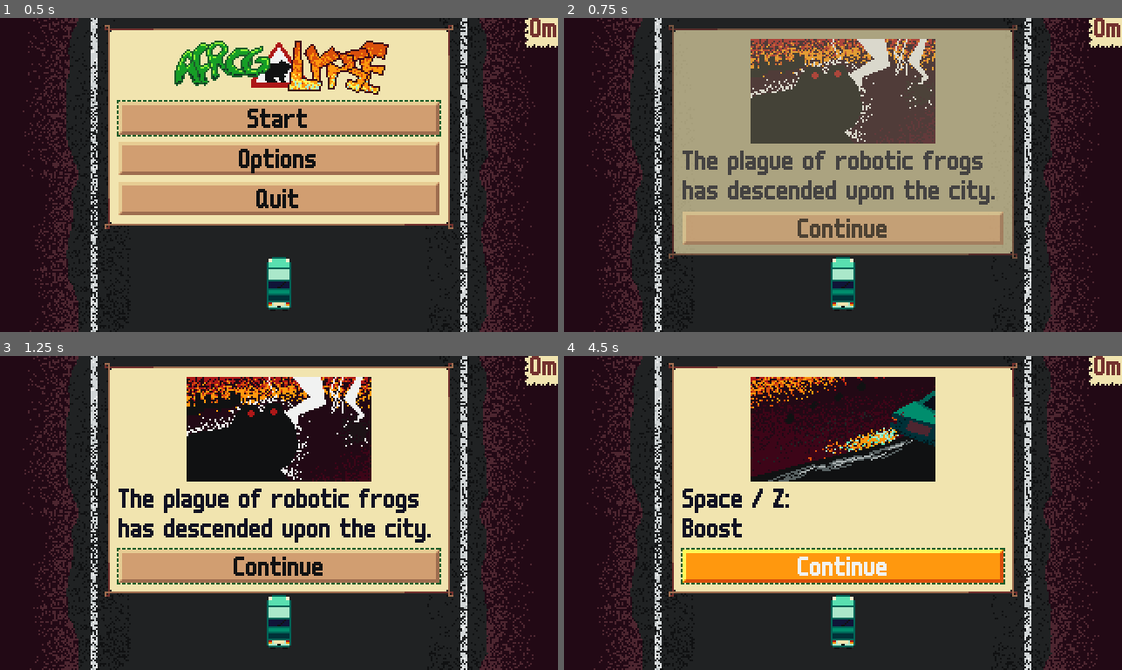
Above: before the commit, frames 1-4 (two rows, left to right).
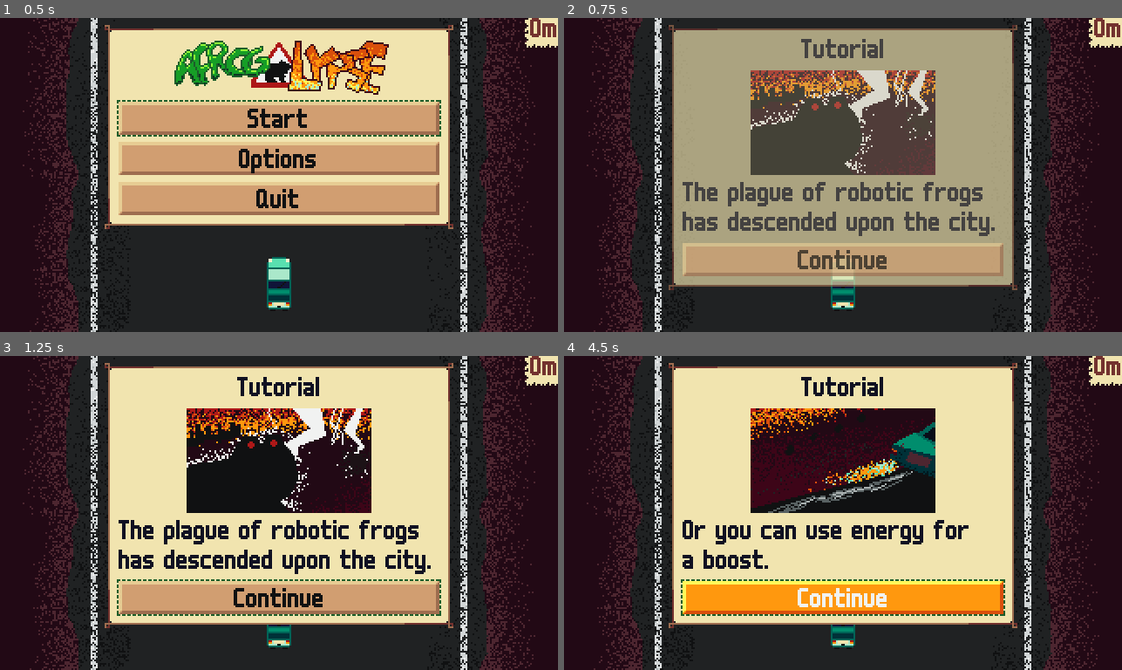
Above: after the commit, the same moments.

Repository: krobbi/afrogalypse
Game: Godot game, scene res://scenes/main/main.tscn
Two runs of this game, one before a commit and one after it. Both use one fixed random seed, a clock stepped at 60 frames per second and the inputs below.
Inputs:
- Up to frame 1 (0.5 s): no input
- Up to frame 2 (0.75 s): click "Start" at 0.5 s
- Up to frame 3 (1.25 s): no input
- Up to frame 4 (4.5 s): click "Continue" at 1.25 s; click "Continue" at 2 s; tap Enter at 2.75, 4.25 s; hold D (steer_right) 2.78-3.53 s; tap Space (boost) at 2.85, 3.5, 3.6, 4.35 s; hold Shift (brake) 3.53-4.28 s; hold D (steer_right) from 4.28 s (still down)

Frame 1 is identical in both runs. In frame 2, 24% of the frame differs, in the area x 18-82%, y 6-87%; in frame 3, 25%; in frame 4, 28%.

Commit message:
Refactor and translate tutorial

Diff:
--- a/gui/cards/main_gui_card.gd
+++ b/gui/cards/main_gui_card.gd
@@ -1,15 +1,21 @@
+## A [GUICard] containing the main menu.
+class_name MainGUICard
 extends GUICard
 
+## Run when the main gui card is ready. Notify the game that the main menu is
+## active.
 func _ready() -> void:
 	Global.is_main_card = true
 
 
+## Run when the start button is pressed. Start a new game or display a tutorial
+## if there is no high score.
 func _on_start_button_pressed() -> void:
 	if Global.high_score > 0:
 		Global.new_game()
 		close_card()
 	else:
-		change_card("story")
+		change_card("tutorial")
 
 
 ## Run when the quit button is pressed. Quit the game.
--- a/gui/cards/options_gui_card.tscn
+++ b/gui/cards/options_gui_card.tscn
@@ -43,9 +43,9 @@
 layout_mode = 2
 text = "Credits"
 
-[node name="Story" type="Button" parent="VBoxContainer" index="4"]
+[node name="TutorialButton" type="Button" parent="VBoxContainer" index="4"]
 layout_mode = 2
-text = "Tutorial"
+text = "button.tutorial"
 
 [node name="BackButton" type="Button" parent="VBoxContainer" index="5"]
 layout_mode = 2
@@ -57,5 +57,5 @@
 
 [connection signal="pressed" from="VBoxContainer/ControlsButton" to="." method="change_card" binds= ["controls"]]
 [connection signal="pressed" from="VBoxContainer/CreditsButton" to="." method="change_card" binds= ["credits"]]
-[connection signal="pressed" from="VBoxContainer/Story" to="." method="change_card" binds= ["story"]]
+[connection signal="pressed" from="VBoxContainer/TutorialButton" to="." method="change_card" binds= ["tutorial"]]
 [connection signal="pressed" from="VBoxContainer/BackButton" to="." method="change_card" binds= ["main"]]
--- a/gui/cards/story_gui_card.gd
+++ /dev/null
@@ -1,54 +0,0 @@
-extends GUICard
-
-const STORY: Array[String] = [
-	"The plague of robotic frogs\nhas descended upon the city.",
-	"Maybe you can escape if\nyou take to the road.",
-	"Beware of crossing frogs.\nThey will damage your car.",
-	"WASD / Arrow Keys:\nSteer",
-	"Shift / X:\nBrake",
-	"!sign",
-	"As you pass signs you will\ngain energy.",
-	"This will protect your\ncar from an additional hit.",
-	"!boost",
-	"Or you can use it for\na boost.",
-	"Space / Z:\nBoost",
-	"Good luck.",
-]
-
-var story_line: int = 0
-
-@onready var label: Label = $VBoxContainer/Label
-@onready var next_player: AudioStreamPlayer = $NextPlayer
-@onready var done_player: AudioStreamPlayer = $DonePlayer
-@onready var story_image: TextureRect = $VBoxContainer/TextureRect
-
-func _ready() -> void:
-	display_story()
-
-
-func display_story() -> void:
-	if STORY[story_line].begins_with("!"):
-		story_image.texture = load(
-				"res://resources/textures/gui/story/%s.png" % STORY[story_line].substr(1))
-		story_line += 1
-
-	label.text = STORY[story_line]
-
-
-func _on_continue_button_pressed() -> void:
-	story_line += 1
-
-	if story_line >= len(STORY):
-		if not done_player.playing:
-			done_player.play()
-
-		await done_player.finished
-
-		if Global.is_main_card:
-			Global.new_game()
-			close_card()
-		else:
-			change_card("options")
-	else:
-		next_player.play()
-		display_story()
--- a/gui/cards/story_gui_card.tscn
+++ /dev/null
@@ -1,32 +0,0 @@
-[gd_scene load_steps=6 format=3 uid="uid://b2vb3ehdi8x42"]
-
-[ext_resource type="PackedScene" uid="uid://deche81a76i5" path="res://gui/gui_card.tscn" id="1_nf20q"]
-[ext_resource type="Script" path="res://gui/cards/story_gui_card.gd" id="2_pqs5w"]
-[ext_resource type="Texture2D" uid="uid://bo4ol0wni6mb6" path="res://resources/textures/gui/story.png" id="2_qdgoc"]
-[ext_resource type="AudioStream" uid="uid://d2ssnljcftjpl" path="res://resources/audio/story_next.ogg" id="4_gofkt"]
-[ext_resource type="AudioStream" uid="uid://by75rlp8d41ao" path="res://resources/audio/story_done.ogg" id="5_fh1hq"]
-
-[node name="StoryGUICard" instance=ExtResource("1_nf20q")]
-script = ExtResource("2_pqs5w")
-
-[node name="TextureRect" type="TextureRect" parent="VBoxContainer" index="0"]
-layout_mode = 2
-texture = ExtResource("2_qdgoc")
-stretch_mode = 3
-
-[node name="Label" type="Label" parent="VBoxContainer" index="1"]
-layout_mode = 2
-
-[node name="ContinueButton" type="Button" parent="VBoxContainer" index="2" groups=["focus"]]
-layout_mode = 2
-text = "Continue"
-
-[node name="NextPlayer" type="AudioStreamPlayer" parent="." index="1"]
-stream = ExtResource("4_gofkt")
-bus = &"Sound"
-
-[node name="DonePlayer" type="AudioStreamPlayer" parent="." index="2"]
-stream = ExtResource("5_fh1hq")
-bus = &"Sound"
-
-[connection signal="pressed" from="VBoxContainer/ContinueButton" to="." method="_on_continue_button_pressed"]
--- /dev/null
+++ b/gui/cards/tutorial_gui_card.gd
@@ -0,0 +1,73 @@
+## A [GUICard] that displays a tutorial before exiting to the options menu or
+## starting a new game.
+class_name TutorialGUICard
+extends GUICard
+
+## The images and text to display for the tutorial.
+const TUTORIAL: Array[String] = [
+	"!story",
+	"tutorial.story.premise",
+	"tutorial.story.goal",
+	"tutorial.dodging.avoid_frogs",
+	"tutorial.dodging.control.steer",
+	"tutorial.dodging.control.brake",
+	"tutorial.dodging.drift",
+	"!signs",
+	"tutorial.signs.gain_energy",
+	"tutorial.signs.protect_car",
+	"!boosting",
+	"tutorial.boosting.use_energy",
+	"tutorial.boosting.control",
+	"tutorial.end",
+]
+
+## The current line in the tutorial.
+var _tutorial_line: int = 0
+
+## The [TextureRect] to display tutorial images on.
+@onready var _tutorial_texture: TextureRect = $VBoxContainer/TutorialTexture
+
+## The [Label] to display tutorial text on.
+@onready var _tutorial_label: Label = $VBoxContainer/TutorialLabel
+
+## The [AudioStreamPlayer] that is played when the tutorial is continued.
+@onready var _continue_player: AudioStreamPlayer = $ContinuePlayer
+
+## The [AudioStreamPlayer] that is played when the tutorial is finished.
+@onready var _finished_player: AudioStreamPlayer = $FinishedPlayer
+
+## Run when the tutorial GUI card is ready. Display the current line of the
+## tutorial.
+func _ready() -> void:
+	_display_tutorial()
+
+
+## Display the current line of the tutorial.
+func _display_tutorial() -> void:
+	if TUTORIAL[_tutorial_line].begins_with("!"):
+		_tutorial_texture.texture = load(
+				"res://resources/textures/tutorial/%s.png" % TUTORIAL[_tutorial_line].substr(1))
+		_tutorial_line += 1
+
+	_tutorial_label.text = TUTORIAL[_tutorial_line]
+
+
+## Run when the continue button is pressed. Continue to the next line of the
+## tutorial or close the tutorial if it is finished.
+func _on_continue_button_pressed() -> void:
+	_tutorial_line += 1
+
+	if _tutorial_line >= len(TUTORIAL):
+		if not _finished_player.playing:
+			_finished_player.play()
+
+		await _finished_player.finished
+
+		if Global.is_main_card:
+			Global.new_game()
+			close_card()
+		else:
+			change_card("options")
+	else:
+		_continue_player.play()
+		_display_tutorial()
--- /dev/null
+++ b/gui/cards/tutorial_gui_card.tscn
@@ -0,0 +1,35 @@
+[gd_scene load_steps=5 format=3 uid="uid://cxtpgr80uq1ib"]
+
+[ext_resource type="PackedScene" uid="uid://deche81a76i5" path="res://gui/gui_card.tscn" id="1_w35es"]
+[ext_resource type="Script" path="res://gui/cards/tutorial_gui_card.gd" id="2_sno3i"]
+[ext_resource type="AudioStream" uid="uid://d2ssnljcftjpl" path="res://resources/audio/tutorial/continue.ogg" id="3_scgte"]
+[ext_resource type="AudioStream" uid="uid://by75rlp8d41ao" path="res://resources/audio/tutorial/finished.ogg" id="4_ud5pt"]
+
+[node name="TutorialGUICard" instance=ExtResource("1_w35es")]
+script = ExtResource("2_sno3i")
+
+[node name="HeadingLabel" type="Label" parent="VBoxContainer" index="0"]
+layout_mode = 2
+text = "heading.tutorial"
+horizontal_alignment = 1
+
+[node name="TutorialTexture" type="TextureRect" parent="VBoxContainer" index="1"]
+layout_mode = 2
+stretch_mode = 3
+
+[node name="TutorialLabel" type="Label" parent="VBoxContainer" index="2"]
+layout_mode = 2
+
+[node name="ContinueButton" type="Button" parent="VBoxContainer" index="3" groups=["focus"]]
+layout_mode = 2
+text = "button.continue"
+
+[node name="ContinuePlayer" type="AudioStreamPlayer" parent="." index="1"]
+stream = ExtResource("3_scgte")
+bus = &"Sound"
+
+[node name="FinishedPlayer" type="AudioStreamPlayer" parent="." index="2"]
+stream = ExtResource("4_ud5pt")
+bus = &"Sound"
+
+[connection signal="pressed" from="VBoxContainer/ContinueButton" to="." method="_on_continue_button_pressed"]
--- a/resources/translations/text.csv
+++ b/resources/translations/text.csv
@@ -1,4 +1,18 @@
 keys,en
+button.continue,"Continue"
 button.options,"Options"
 button.quit,"Quit"
 button.start,"Start"
+button.tutorial,"Tutorial"
+heading.tutorial,"Tutorial"
+tutorial.boosting.control,"Space / Z:\nBoost"
+tutorial.boosting.use_energy,"Or you can use energy for\na boost."
+tutorial.dodging.avoid_frogs,"Beware of crossing frogs.\nThey will damage your car."
+tutorial.dodging.control.brake,"Shift / X:\nBrake"
+tutorial.dodging.control.steer,"WASD / Arrow Keys:\nSteer"
+tutorial.dodging.drift,"Braking will allow you to drift\nin the opposite direction."
+tutorial.end,"Good luck."
+tutorial.signs.gain_energy,"As you pass signs you will\ngain energy."
+tutorial.signs.protect_car,"This will protect your\ncar from an additional hit."
+tutorial.story.goal,"Maybe you can escape if\nyou take to the road."
+tutorial.story.premise,"The plague of robotic frogs\nhas descended upon the city."
--- a/scenes/main/main.gd
+++ b/scenes/main/main.gd
@@ -1,9 +1,14 @@
+## The main scene. Contains all parts of the game.
 extends Node2D
 
-@onready var music_player: AudioStreamPlayer = $MusicPlayer
+## The [AudioStreamPlayer] that plays the background music.
+@onready var _music_player: AudioStreamPlayer = $MusicPlayer
 
+## Pre-loaded [AudioStream]s to avoid lag spikes from loading.
 var _cached_audio: Array[AudioStreamOggVorbis] = []
 
+## Run when the main scene is ready. Cache audio and initialize the background
+## music and menu.
 func _ready() -> void:
 	# Cache audio to reduce in-game lag spikes.
 	for audio_name in [
@@ -12,10 +17,10 @@
 		"gain_energy",
 		"gui_navigate",
 		"nitro_refill",
-		"story_done",
+		"tutorial/finished",
 	]:
 		_cached_audio.append(load("res://resources/audio/%s.ogg" % audio_name))
 
 	Global.gui_card_changed.emit("main")
 	# Avoid nasty loop point on startup.
-	music_player.create_tween().tween_property(music_player, "volume_db", 0.0, 1.0)
+	_music_player.create_tween().tween_property(_music_player, "volume_db", 0.0, 1.0)
Not shown, removed: resources/audio/story_done.ogg.import
Not shown, removed: resources/audio/story_next.ogg.import
Not shown, added: resources/audio/tutorial/continue.ogg.import
Not shown, added: resources/audio/tutorial/finished.ogg.import
Renamed: resources/textures/gui/story/boost.png -> resources/textures/tutorial/boosting.png
Not shown, changed: resources/textures/tutorial/boosting.png.import
Renamed: resources/textures/gui/story/sign.png -> resources/textures/tutorial/signs.png
Not shown, changed: resources/textures/tutorial/signs.png.import
Renamed: resources/textures/gui/story.png -> resources/textures/tutorial/story.png
Not shown, changed: resources/textures/tutorial/story.png.import
Binary file changed: resources/translations/text.en.translation
Not shown, added: resources/audio/tutorial/continue.ogg
(and 1 more such lines)
